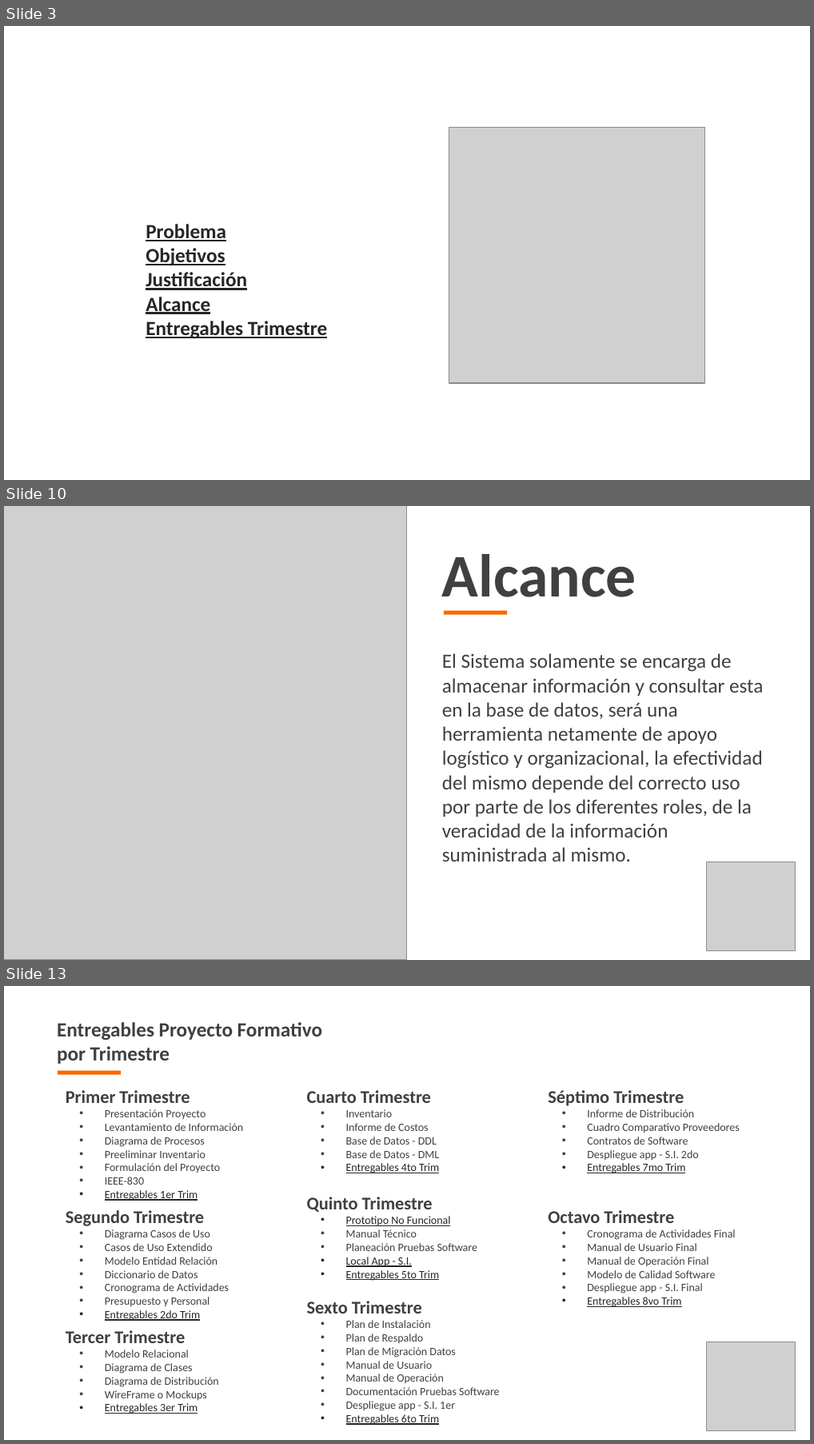
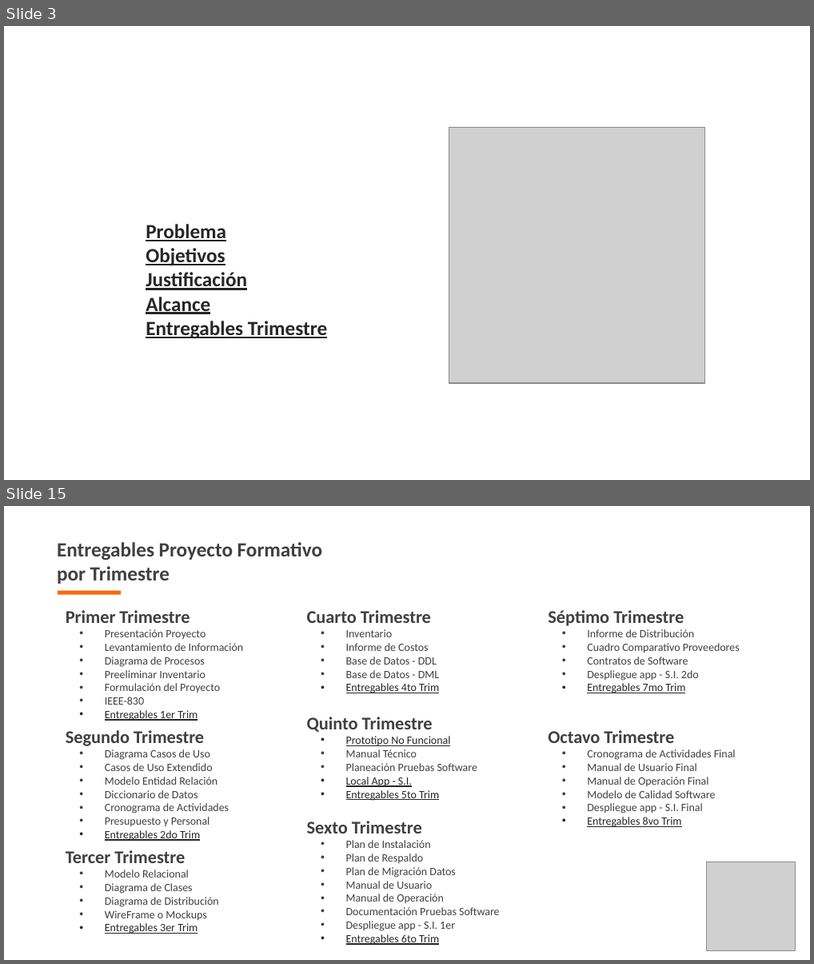
Before and after one commit to bsgaleano20/proyecto_tec_adsi, a slide deck: app/app_documentacion/1er_trim/1_1_1_presentacion_proyecto.pptx. Shown one above the other, each under a label of ours: slides 3, 10 and 13 before the commit, slides 3 and 15 after it; the slides between them are not shown. The pictures are 814x1444 and 814x964 pixels, drawn with LibreOffice and Linux fonts; fonts in the diff are those of the drawing; grey boxes stand for pictures; background and template pictures are left out. Boxes give left, top, right and bottom in pixels: in the first picture for what was removed or moved away, otherwise in the second. Text is boxed around its words. In the diff, an @@ line names an element or a change of style, - is before the commit and + after.

```diff
--- a/app/app_documentacion/1er_trim/1_1_1_presentacion_proyecto.pptx
+++ b/app/app_documentacion/1er_trim/1_1_1_presentacion_proyecto.pptx
@@ slide 10 removed at box(4, 506, 810, 960), background picture (left out) @@
@@ picture removed at box(4, 506, 407, 959) @@
@@ text removed at box(442, 554, 637, 597) @@
-Alcance
@@ rectangle removed at box(444, 611, 508, 615) @@
@@ text removed at box(442, 653, 763, 861) @@
-El Sistema solamente se encarga de almacenar información y consultar esta en la base de datos, será una herramienta netamente de apoyo logístico y organizacional, la efectividad del mismo depende del correcto uso por parte de los diferentes roles, de la veracidad de la información suministrada al mismo.
@@ picture removed at box(706, 862, 795, 950) @@
@@ what was slide 13 is now slide 15 @@
```
Also in this commit, not shown: 7 slides changed, 6 slides added, 2 other slides removed, 8 other files.
